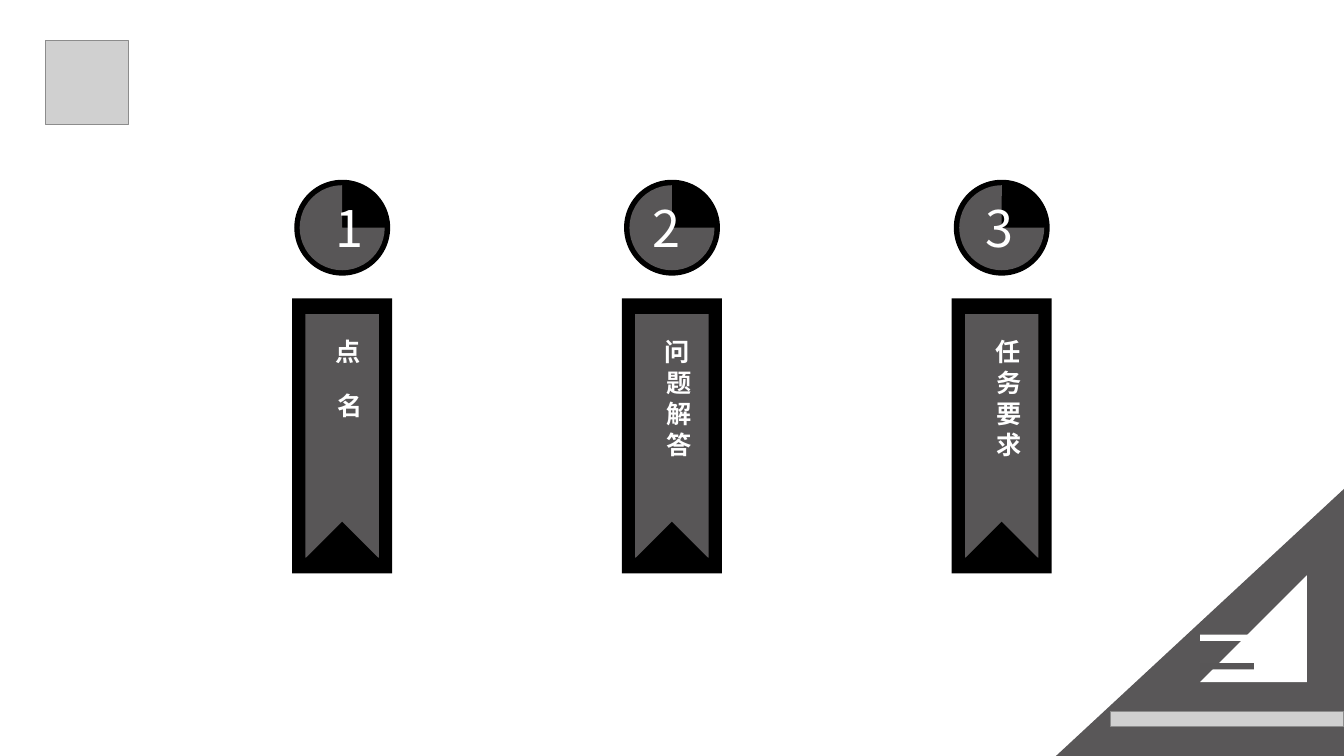
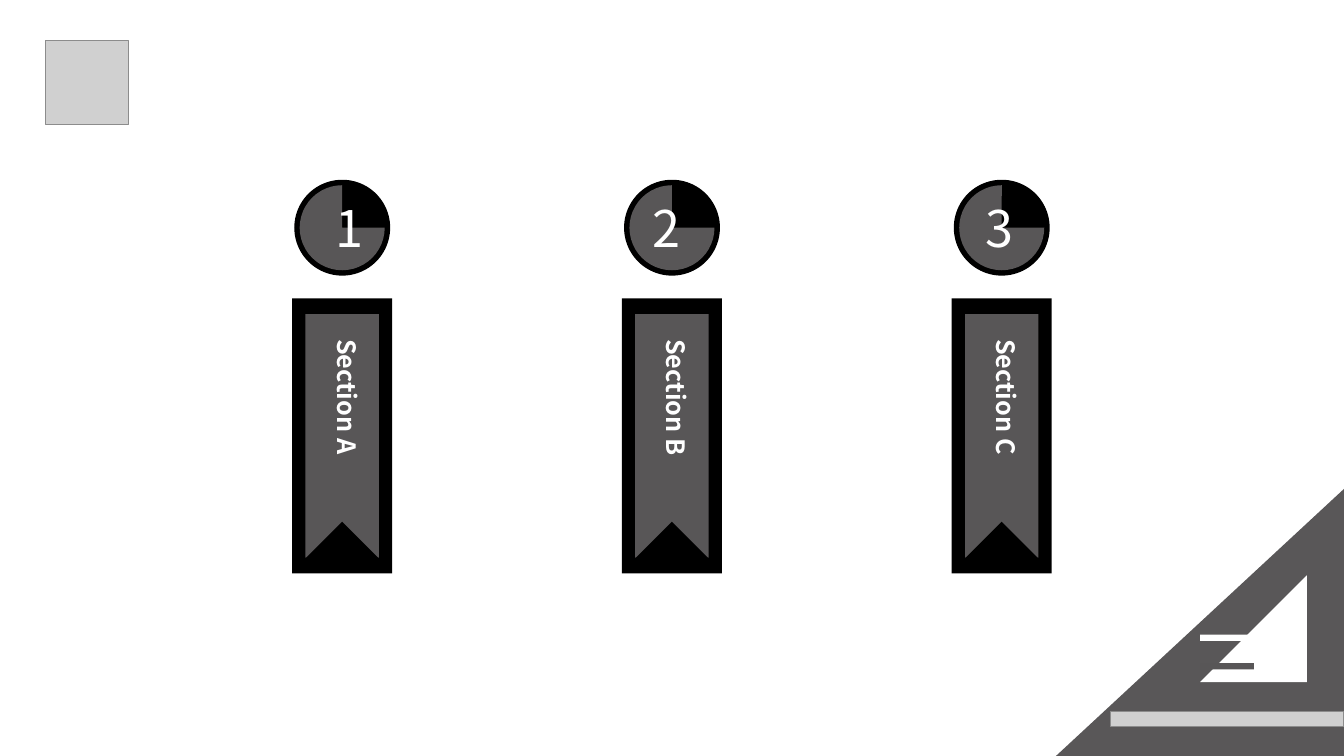
Before and after one commit to qdu-rm-cv/cv_note, a slide deck: slide 2 of PPTX/第三次组会.pptx. Drawn at 1344x756 pixels with LibreOffice and Linux fonts; fonts in the diff are those of the drawing; grey boxes stand for pictures. Boxes give left, top, right and bottom in pixels: in the first picture for what was removed or moved away, otherwise in the second. Text is boxed around its words. In the diff, an @@ line names an element or a change of style, - is before the commit and + after.

```diff
--- a/PPTX/第三次组会.pptx
+++ b/PPTX/第三次组会.pptx
@@ text at box(330, 348, 366, 454): text changed @@
-点 名
+Section A
@@ text at box(659, 348, 695, 454): text changed; font Arial to Noto Sans CJK SC @@
-问 题 解 答
+Section B
@@ text at box(990, 348, 1026, 454): text changed @@
-任 务 要 求
+Section C
```
Also in this commit, not shown: 1 other slide changed, 3 slides added, 3 slides removed, 12 other files.
